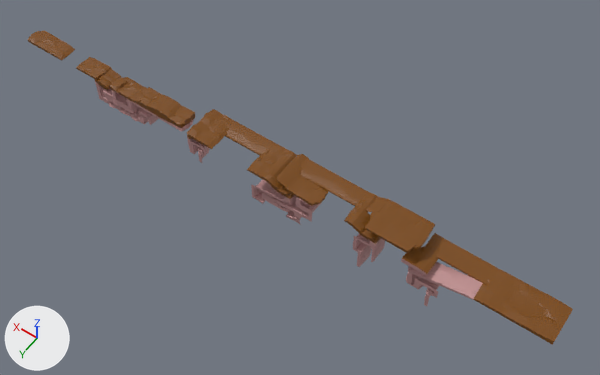
The FBX model Bear Prototypes/Assets/Models/LevelModels/Terrain.fbx, before and after one commit.
The view is the same before and after, from a 50 mm camera at (-3.33, 3.94, 6.07) aimed at (-0.42, -0.13, -0.33). The lights are fixed; the arrows at lower left show +X, +Y and +Z. Where no turn or scale is listed for an object, it has been applied to the vertices.

The first picture shows 'Cave8', 'Ground1', 'Ground10', 'Ground12', 'Ground13', 'Ground3', 'Ground4', 'Ground5', 'Ground6', 'Ground7', 'Ground8', 'Ground9'.
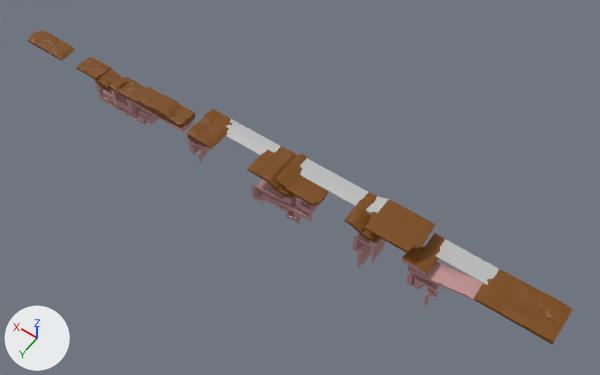
Location of each change, [x1, y1, x2, y2] in pixels of the pictures (600 x 375 px):
'Ground8', recoloured (brown to grey): [300, 158, 389, 213] in both
'Ground12', recoloured (brown to grey): [435, 239, 499, 285] in both
'Ground5', recoloured (brown to grey): [225, 119, 280, 155] in both

The edits, one by one:
Material 'Terrain3' (mat_terrain3) is new.
Its base color is (0.5, 0.5, 0.5) (grey #bcbcbc).
me_mesh_006 has 75 vertices, 59 faces and spans x -0.453..0.453, y -0.097..0.097, z -0.041..0.041.
me_mesh_006 no longer uses material mat_terrain2 (brown #794700).
me_mesh_006 now uses material mat_terrain3 (grey #bcbcbc).
me_mesh_004 has 42 vertices, 30 faces and spans x -0.319..0.319, y -0.095..0.095, z -0.019..0.019.
me_mesh_004 no longer uses material mat_terrain2 (brown #794700).
me_mesh_004 now uses material mat_terrain3 (grey #bcbcbc).
me_mesh_011 has 30 vertices, 20 faces and spans x -0.309..0.227, y -0.1..0.103, z -0.016..0.006.
me_mesh_011 no longer uses material mat_terrain2 (brown #794700).
me_mesh_011 now uses material mat_terrain3 (grey #bcbcbc).
